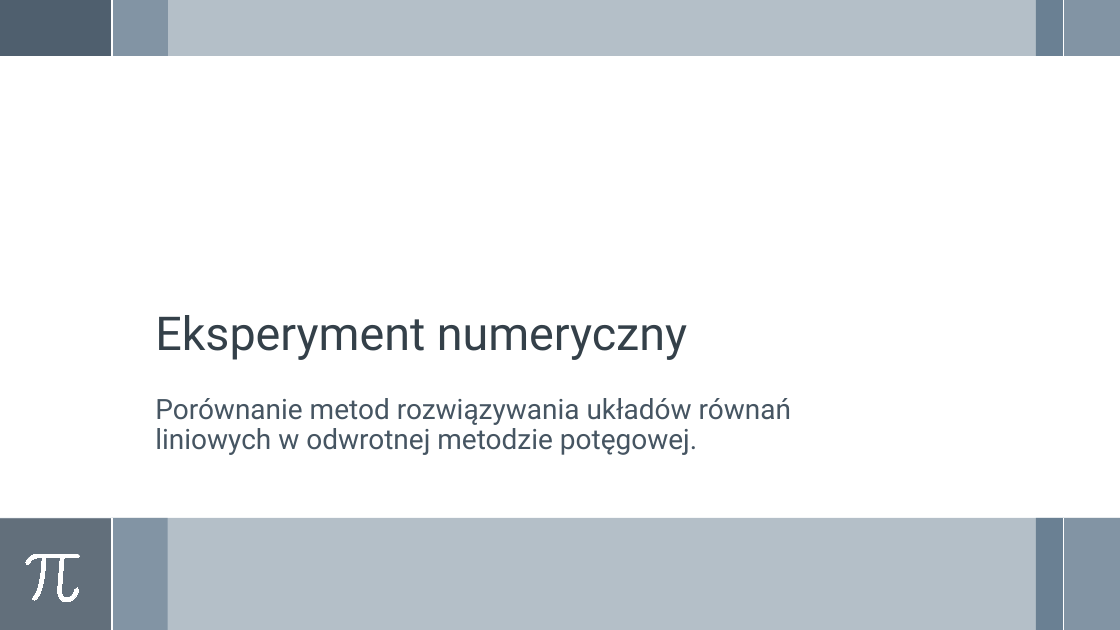
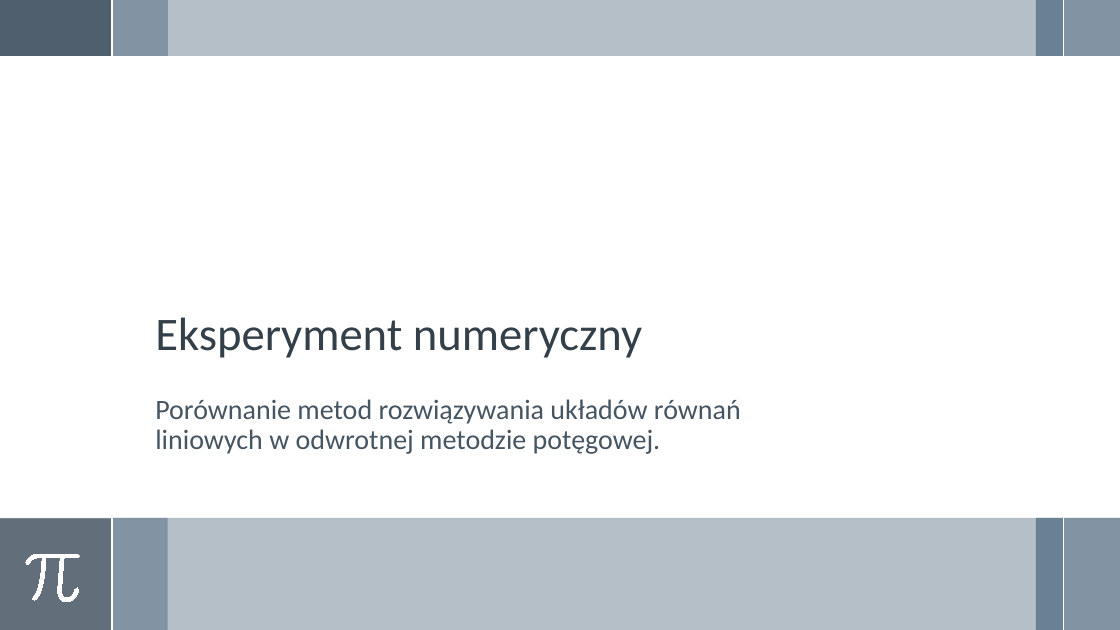
Before and after one commit to adamgracikowski/Numerical-Methods, a slide deck: slide 21 of Project2/Presentation/P2Z20_AGR.pptx. Drawn at 1120x630 pixels with LibreOffice and Linux fonts; fonts in the diff are those of the drawing. Boxes give left, top, right and bottom in pixels: in the first picture for what was removed or moved away, otherwise in the second. Text is boxed around its words. In the diff, an @@ line names an element or a change of style, - is before the commit and + after.

Commit message:
fix font in presentation in project2

```diff
--- a/Project2/Presentation/P2Z20_AGR.pptx
+++ b/Project2/Presentation/P2Z20_AGR.pptx
@@ title "Eksperyment numeryczny" at (155, 317, 642, 358): font Roboto to Calibri @@
@@ text "Porównanie metod rozwiązywania układów równań ..." at (155, 399, 741, 454): font Roboto to Calibri @@
```
Also in this commit, not shown: 20 other slides changed.
